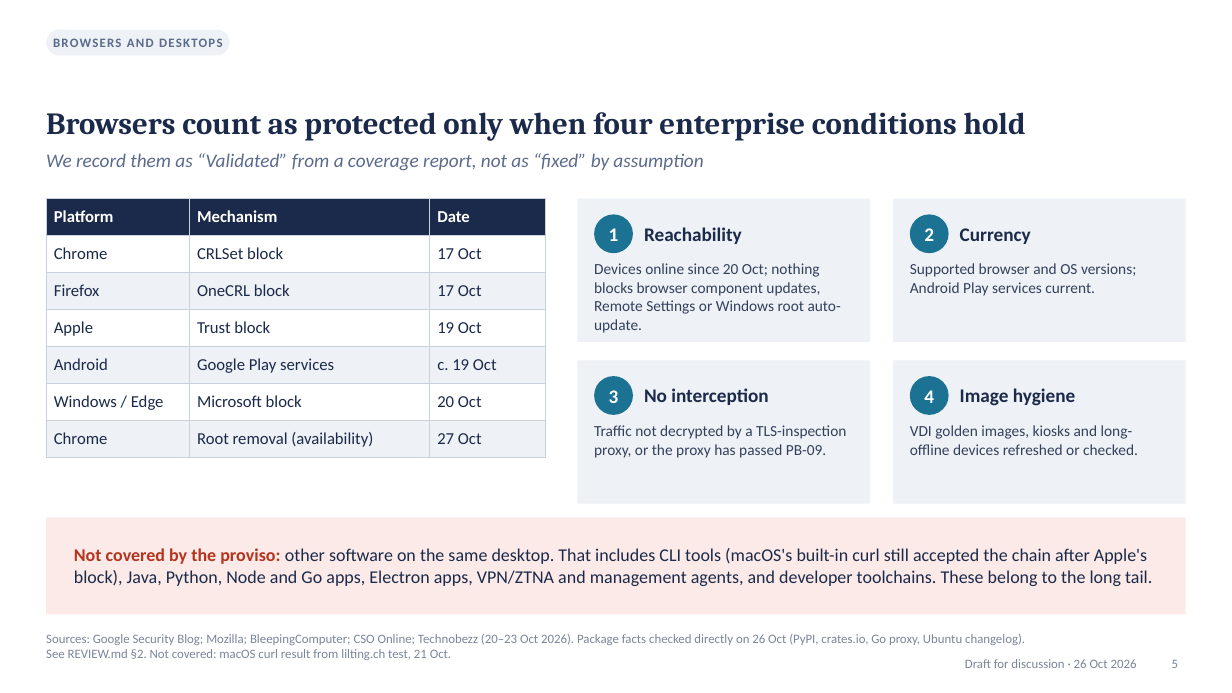
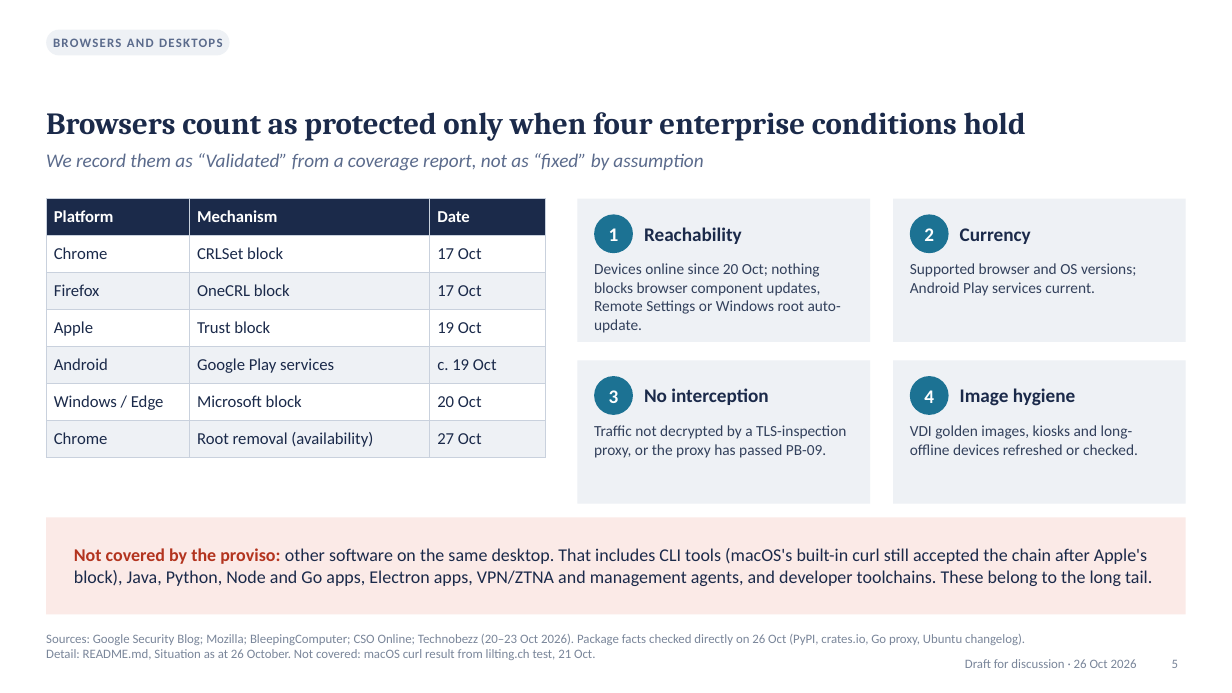
Before and after one commit to jfang88/eMudhraResponse, a slide deck: slide 5 of eMudhra-response-briefing.pptx. Drawn at 1232x693 pixels with LibreOffice and Linux fonts; fonts in the diff are those of the drawing. Boxes give left, top, right and bottom in pixels: in the first picture for what was removed or moved away, otherwise in the second. Text is boxed around its words. In the diff, an @@ line names an element or a change of style, - is before the commit and + after.

```diff
--- a/eMudhra-response-briefing.pptx
+++ b/eMudhra-response-briefing.pptx
@@ text at (46, 634, 1025, 660): text changed @@
-Sources: Google Security Blog; Mozilla; BleepingComputer; CSO Online; Technobezz (20–23 Oct 2026). Package facts checked directly on 26 Oct (PyPI, crates.io, Go proxy, Ubuntu changelog). See REVIEW.md §2. Not covered: macOS curl result from lilting.ch test, 21 Oct.
+Sources: Google Security Blog; Mozilla; BleepingComputer; CSO Online; Technobezz (20–23 Oct 2026). Package facts checked directly on 26 Oct (PyPI, crates.io, Go proxy, Ubuntu changelog). Detail: README.md, Situation as at 26 October. Not covered: macOS curl result from lilting.ch test, 21 Oct.
```
Also in this commit, not shown: 6 other slides changed, 28 other files.
